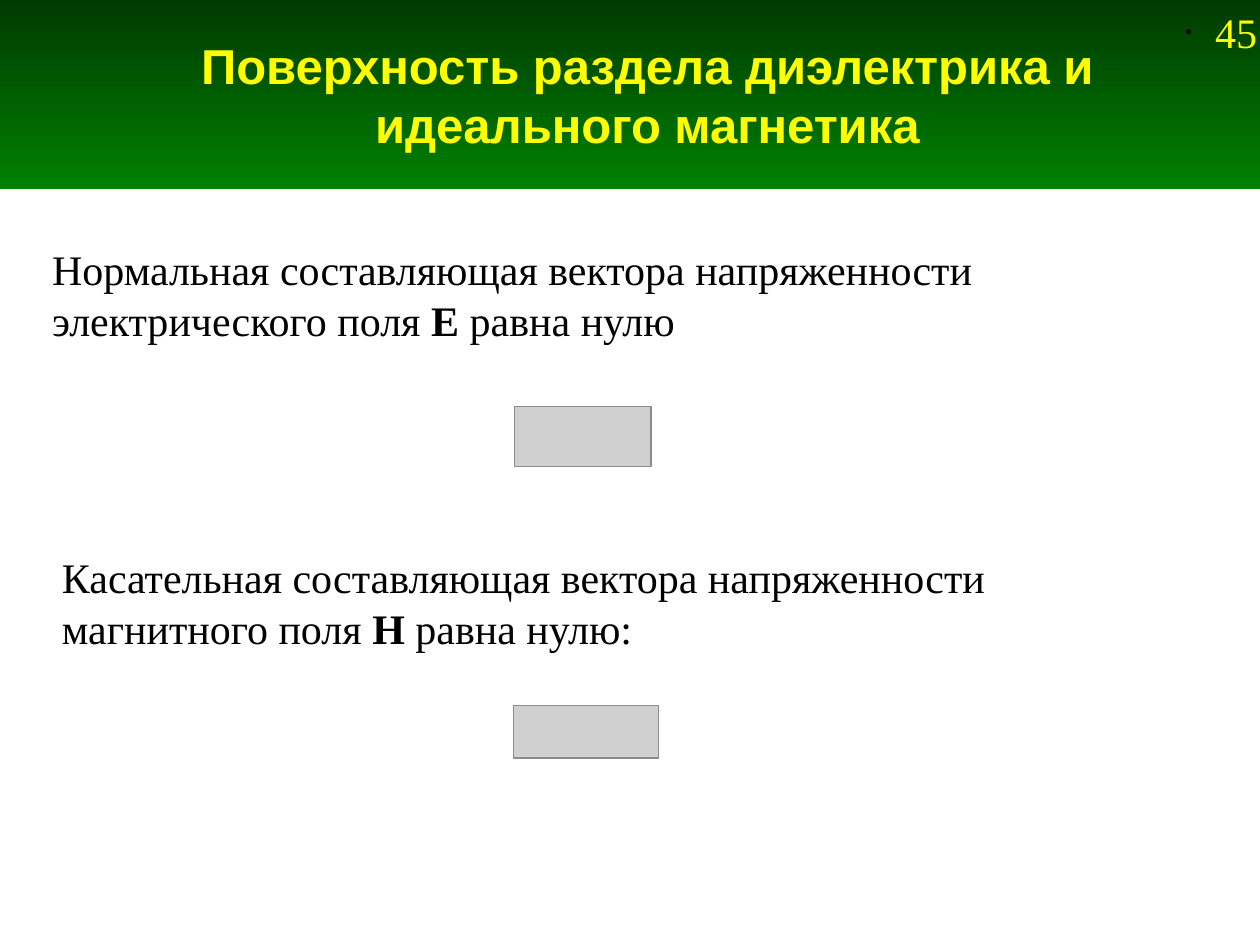
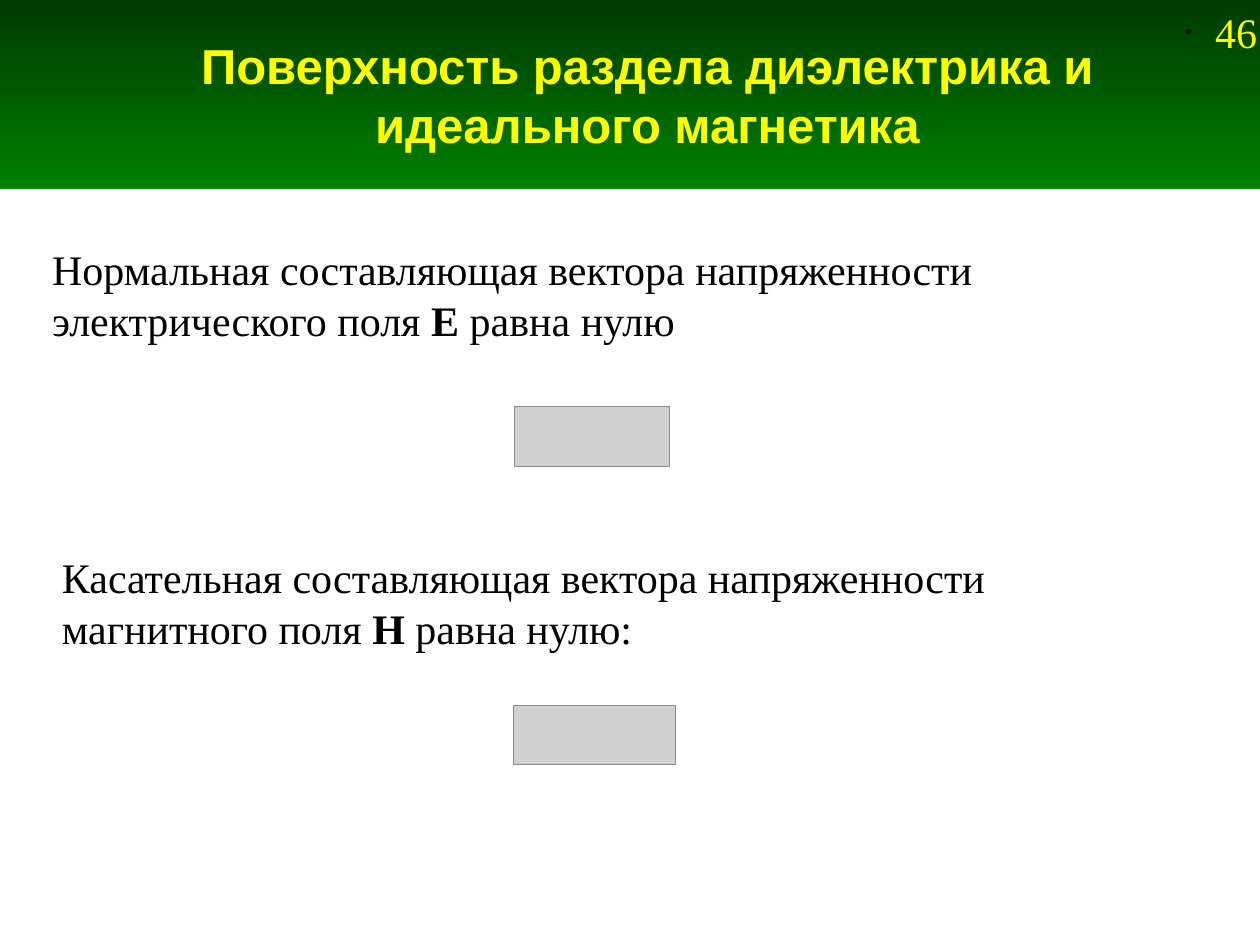
Before and after one commit to andris0147sv/modelling, a slide deck: slide 46 of presentations/1. Problem Statement.odp (slide 45 before the commit). Drawn at 1260x945 pixels with LibreOffice and Linux fonts; fonts in the diff are those of the drawing; grey boxes stand for pictures. Boxes give left, top, right and bottom in pixels: in the first picture for what was removed or moved away, otherwise in the second. Text is boxed around its words. In the diff, an @@ line names an element or a change of style, - is before the commit and + after.

```diff
--- a/presentations/1. Problem Statement.odp
+++ b/presentations/1. Problem Statement.odp
@@ page number at (1215, 20, 1257, 49): text changed @@
-• 45
+• 46
@@ picture: place and size @@
-picture at (514, 406, 650, 466)
+picture at (514, 406, 669, 466)
@@ picture: place and size @@
-picture at (514, 706, 659, 759)
+picture at (514, 706, 677, 765)
```
Also in this commit, not shown: 3 other slides changed, 1 slide added.
